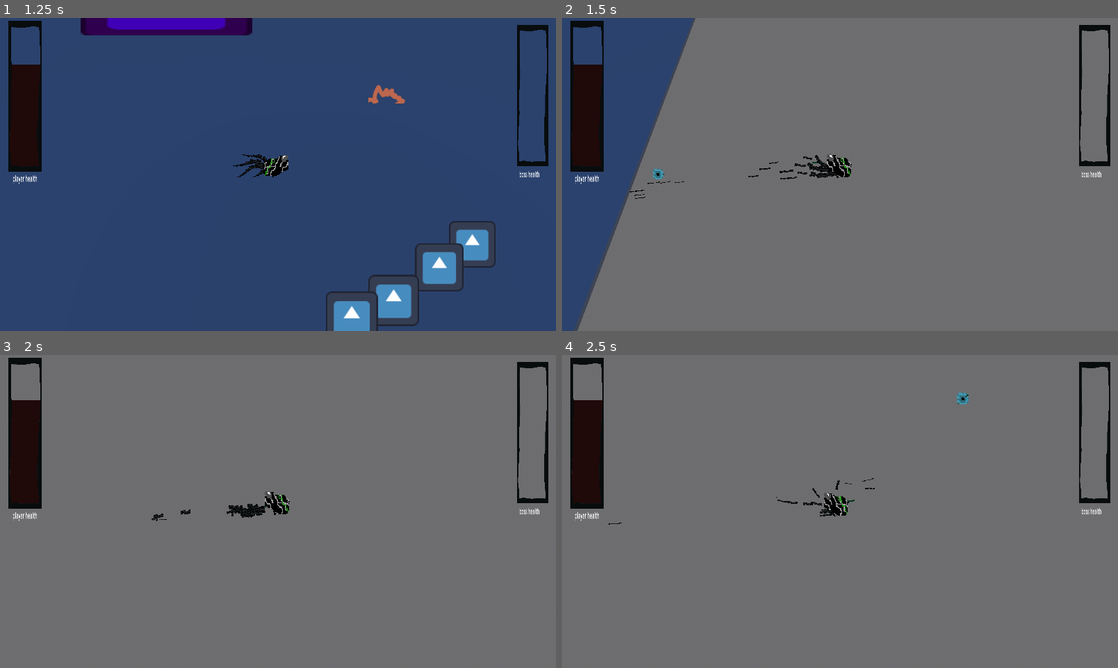
Above: before the commit, frames 1-4 (two rows, left to right).
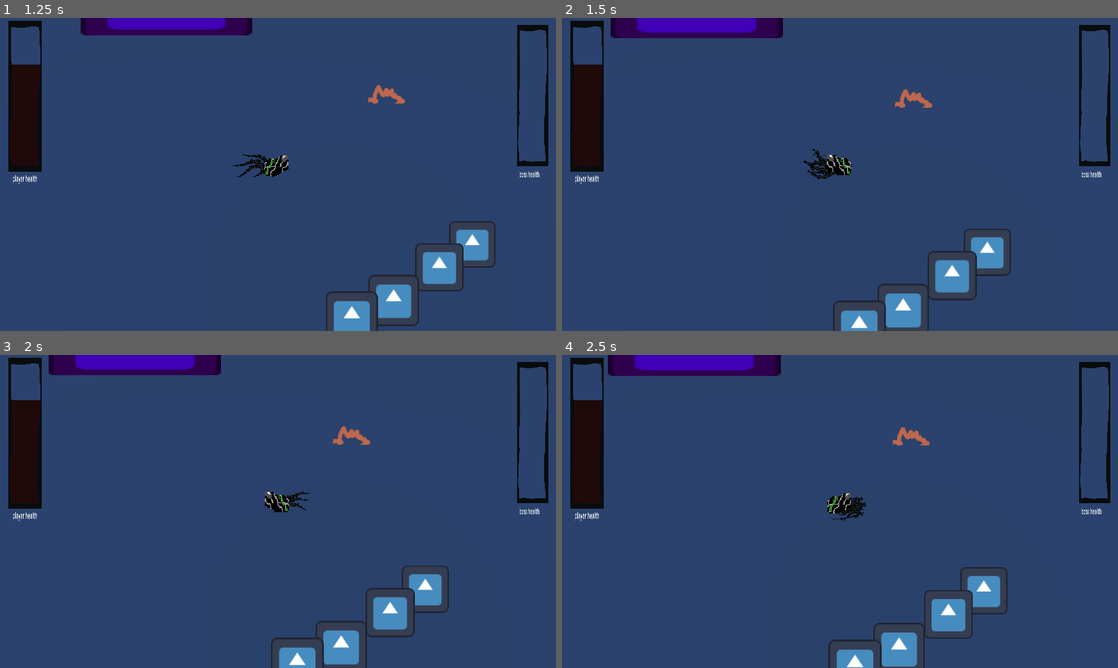
Above: after the commit, the same moments.

Repository: Area9579/Haustoria
Game: Godot game, scene res://Scenes/main.tscn
The game is run twice, just before and just after one commit, with the same random seed, the same clock (stepped at 60 frames per second) and the same inputs. The engine's default icon, where the game draws it, is replaced by a stand-in: a white triangle on a blue panel in a dark square.
Inputs (mouse positions are in pixels of both pictures, inside the frame that each line leads up to):
- Up to frame 1 (1.25 s): move the mouse to (400, 158) at 0.52 s; press the mouse at (400, 158) at 0.53 s
- Up to frame 2 (1.5 s): move the mouse to (728, 190) at 1.27 s; release the mouse at (728, 190) at 1.28 s; click (728, 190) at 1.35 s
- Up to frame 3 (2 s): no input
- Up to frame 4 (2.5 s): move the mouse to (895, 442) at 2.02 s; press the mouse at (895, 442) at 2.03 s; right-click (895, 442) at 2.1 s

Frame 1 is identical in both runs. In frame 2, 87% of the frame differs, in the area x 2-100%, y 0-100%; in frame 3, 97%; in frame 4, 97%, in the area x 0-100%, y 0-100%.

Commit message:
Actually had to fix movement

Diff:
--- a/Scenes/Menu.tscn
+++ b/Scenes/Menu.tscn
@@ -531,7 +531,7 @@
 texture = ExtResource("9_8gh20")
 
 [node name="Syringe" type="Sprite3D" parent="MainAnimation/DecoyBoss/Hand2"]
-transform = Transform3D(0.990476, -0.132202, -0.0384868, 0.134656, 0.988397, 0.0702858, 0.0287483, -0.0747988, 0.996784, -0.659468, -4.08728, 1.91292)
+transform = Transform3D(0.990476, -0.132202, -0.0384868, 0.134656, 0.988397, 0.0702858, 0.0287483, -0.0747989, 0.996784, -0.659468, -4.08728, 1.91292)
 render_priority = 2
 texture = ExtResource("10_8isue")
 
--- a/Scenes/Player.tscn
+++ b/Scenes/Player.tscn
@@ -160,10 +160,6 @@
 wait_time = 0.25
 one_shot = true
 
-[node name="MouseInputTimer" type="Timer" parent="."]
-wait_time = 0.25
-one_shot = true
-
 [node name="SlimeCooldown" type="Timer" parent="."]
 wait_time = 0.1
 autostart = true
@@ -268,5 +264,4 @@
 transform = Transform3D(0.739652, 0.00541318, -0.368576, -0.00673772, 0.826388, -0.0013842, 0.368554, 0.00424387, 0.739671, 0, -0.00899699, 0.0722671)
 tent_length = 20
 
-[connection signal="timeout" from="MouseInputTimer" to="." method="_on_mouse_input_timer_timeout"]
 [connection signal="timeout" from="SlimeCooldown" to="." method="_on_slime_cooldown_timeout"]
--- a/Scenes/main.tscn
+++ b/Scenes/main.tscn
@@ -28,6 +28,10 @@
 background_mode = 2
 sky = SubResource("Sky_f5vmn")
 ambient_light_color = Color(0.824375, 0.783241, 0.528634, 1)
+
+[sub_resource type="BoxMesh" id="BoxMesh_q8b48"]
+
+[sub_resource type="BoxShape3D" id="BoxShape3D_0tcdf"]
 
 [node name="Main" type="Node3D"]
 
@@ -74,3 +78,33 @@
 
 [node name="BossHandHitBox" parent="." instance=ExtResource("4_d6qjs")]
 transform = Transform3D(1, 0, 0, 0, 1, 0, 0, 0, 1, 3.50114, -0.448878, -2.43457)
+
+[node name="MeshInstance3D" type="MeshInstance3D" parent="."]
+transform = Transform3D(2.2, 0, 0, 0, 16.965, 0, 0, 0, 28.29, -14.4617, 4, 0)
+mesh = SubResource("BoxMesh_q8b48")
+
+[node name="StaticBody3D" type="StaticBody3D" parent="MeshInstance3D"]
+
+[node name="CollisionShape3D" type="CollisionShape3D" parent="MeshInstance3D/StaticBody3D"]
+transform = Transform3D(1, 0, 0, 0, 1, 0, 0, 0, 1, 0, 0, 0)
+shape = SubResource("BoxShape3D_0tcdf")
+
+[node name="MeshInstance3D2" type="MeshInstance3D" parent="."]
+transform = Transform3D(2.2, 0, 0, 0, 16.965, 0, 0, 0, 28.29, 14.5383, 4, 0)
+mesh = SubResource("BoxMesh_q8b48")
+
+[node name="StaticBody3D" type="StaticBody3D" parent="MeshInstance3D2"]
+
+[node name="CollisionShape3D" type="CollisionShape3D" parent="MeshInstance3D2/StaticBody3D"]
+transform = Transform3D(1, 0, 0, 0, 1, 0, 0, 0, 1, 0, 0, 0)
+shape = SubResource("BoxShape3D_0tcdf")
+
+[node name="MeshInstance3D3" type="MeshInstance3D" parent="."]
+transform = Transform3D(-9.61651e-08, 0, -28.29, 0, 16.965, 0, 2.2, 0, -1.2366e-06, 0.538315, 4, -15)
+mesh = SubResource("BoxMesh_q8b48")
+
+[node name="StaticBody3D" type="StaticBody3D" parent="MeshInstance3D3"]
+
+[node name="CollisionShape3D" type="CollisionShape3D" parent="MeshInstance3D3/StaticBody3D"]
+transform = Transform3D(1, 0, 0, 0, 1, 0, 0, 0, 1, 0, 0, 0)
+shape = SubResource("BoxShape3D_0tcdf")
--- a/Scripts/player.gd
+++ b/Scripts/player.gd
@@ -9,15 +9,14 @@
 var clickPositionz
 var frozen = false
 
-const SPEED = 10.0
+const SPEED = 10.0 #used for launching speed
 const JUMP_VELOCITY = 4.5
-const BOUNCE_MULTIPLIER = 3.0
-const VELOCITY_MULTIPLIER = 30.0
+const BOUNCE_MULTIPLIER = 5.0 #how much the player bounces off surfaces
+const VELOCITY_MULTIPLIER = 30.0 #used to calculate how snappy the drag is
 
 var oldMousePosition: Vector3
 var oldGrabPosition: Vector2
 var oldPlayerPosition: Vector3
-var oldMouseVelocity: Vector3
 var mouseVelocity: Vector3
 
 func _physics_process(delta: float) -> void:
@@ -36,11 +35,12 @@
 		oldMousePosition = getMouseWorldPosition()
 		oldPlayerPosition = position
 
-	else: #decelerate constantly when not actively moving using left click
+	else: #decelerate constantly after initially pressing left click
 		decelerate(delta)
 
-	if Input.is_action_pressed("Left Click"): #as you hold the mouse button
-		oldMouseVelocity = getMouseWorldPosition()
+
+	if Input.is_action_pressed("Left Click"): #as you hold the mouse button drag the player
+		getMouseVelocity()
 		dragSelf()
 
 	if Input.is_action_just_released("Left Click") and dashCooldown.is_stopped():
@@ -49,6 +49,7 @@
 
 	#move using velocity and check to bounce off surfaces
 	move_and_slide()
+	rebound()
 
 func raycastOnMousePosition(): #function that greates a raycast from the camera to a space in the 3D world based on the mouse position
 	var cam = get_viewport().get_camera_3d()
@@ -93,12 +94,14 @@
 		velocity.z += get_wall_normal().z * BOUNCE_MULTIPLIER
 
 
-func dragSelf(): #drags the player around the grabbed point and then tracks the mouse velocity until released
-	position.x = oldPlayerPosition.x + oldGrabPosition.x - getGrabPosition().x
-	position.z = oldPlayerPosition.z + oldGrabPosition.y - getGrabPosition().y
-
-	mouseVelocity = -(oldMouseVelocity - getMouseWorldPosition()) * VELOCITY_MULTIPLIER
-
+func dragSelf(): #drags the player around the grabbed point by constantly setting velocity towards where the player should be
+	var pointx = oldPlayerPosition.x + oldGrabPosition.x - getGrabPosition().x
+	var pointz = oldPlayerPosition.z + oldGrabPosition.y - getGrabPosition().y
+	var vectorDistance: float = (Vector2(pointx,pointz)-Vector2(position.x,position.z)).length()/2
+	var targetPoint = -rad_to_deg(Vector2(pointx,pointz).angle_to_point(Vector2(position.x,position.z)))
+	targetPoint = Vector2(cos(deg_to_rad(targetPoint)),sin(deg_to_rad(targetPoint)))
+	velocity.x = -targetPoint.x * VELOCITY_MULTIPLIER * vectorDistance
+	velocity.z = targetPoint.y * VELOCITY_MULTIPLIER * vectorDistance
 
 func getGrabPosition(): #gets the position of the grabbed point when you click within a circle with a given radius
 	var directionVector: Vector2 = Vector2(getMouseWorldPosition().x,getMouseWorldPosition().z) - Vector2(position.x,position.z)
@@ -110,6 +113,8 @@
 	else:
 		return Vector2(getMouseWorldPosition().x-position.x,getMouseWorldPosition().z-position.z)
 
+func getMouseVelocity(): #gets the velocity of the mouse to launch the player in
+	mouseVelocity = -Vector3(Input.get_last_mouse_velocity().x/1000,0,Input.get_last_mouse_velocity().y/1000) * SPEED
 
 func attack(): #put tween position as a parameter
 	#might want to tween to the right position to attack and fit the animation.
Not shown: 1 places in Scenes/main.tscn that only renumber resources
